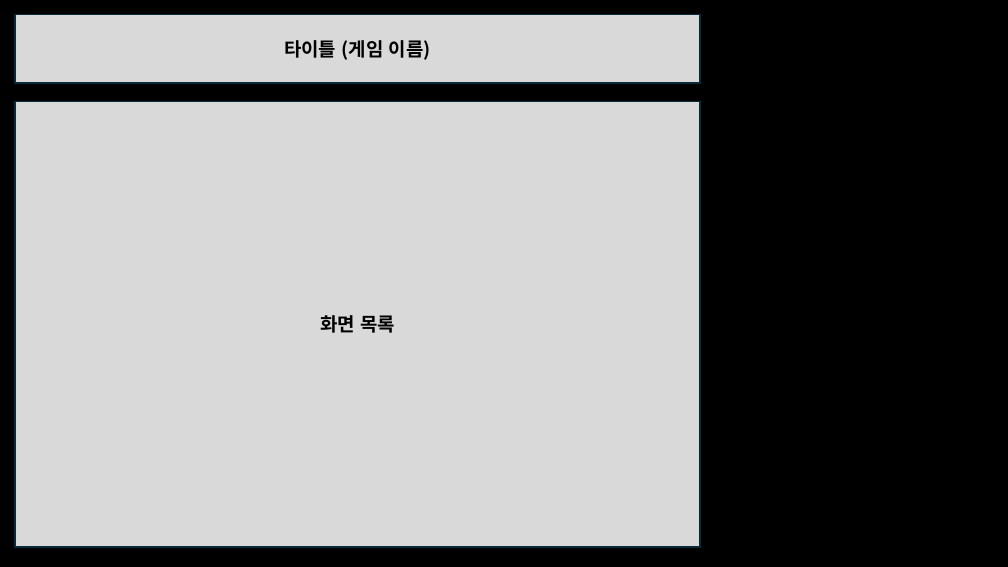
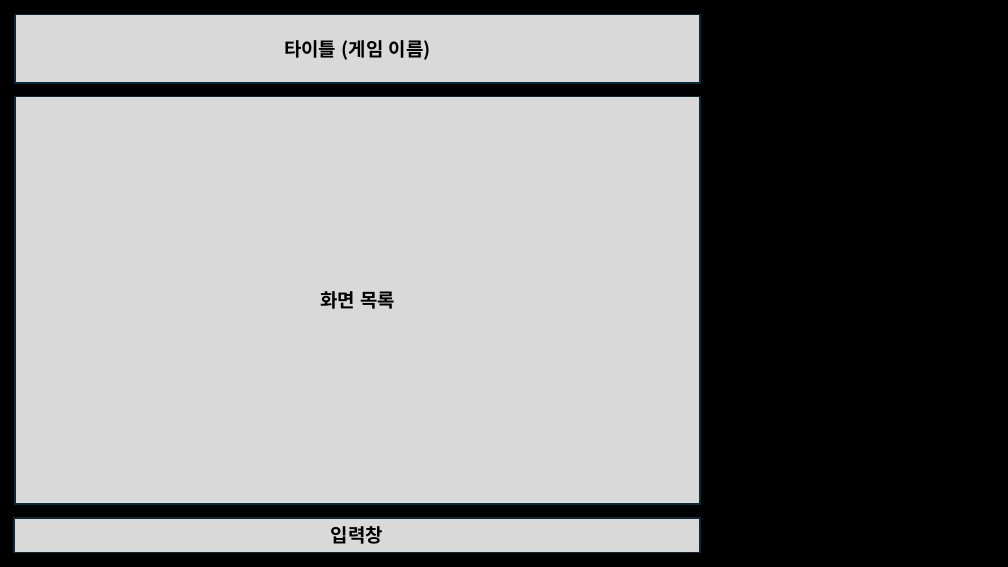
Before and after one commit to lsu0503/TextRPG_TeamProject2nd, a slide deck: slide 2 of Documents/TextRPG_와이어프레임.pptx. Drawn at 1008x567 pixels with LibreOffice and Linux fonts; fonts in the diff are those of the drawing. Boxes give left, top, right and bottom in pixels: in the first picture for what was removed or moved away, otherwise in the second. Text is boxed around its words. In the diff, an @@ line names an element or a change of style, - is before the commit and + after.

```diff
--- a/Documents/TextRPG_와이어프레임.pptx
+++ b/Documents/TextRPG_와이어프레임.pptx
@@ rectangle "화면 목록": place and size @@
-rectangle "화면 목록" at box(15, 101, 700, 547)
+rectangle "화면 목록" at box(15, 96, 700, 504)
@@ rectangle added at box(14, 518, 699, 553), fill #D9D9D9, outline #092A39 1.5 pt, 18 pt, text #000000, bold @@
+입력창
```
Also in this commit, not shown: 4 other slides changed, 5 slides removed.
